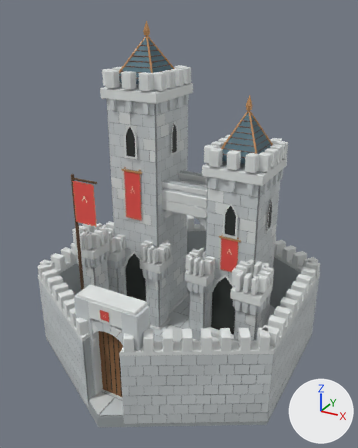
The Blender file apps/game/asset-sources/realms/options/citadel-twin-ward.blend as it was, and as the next commit left it.
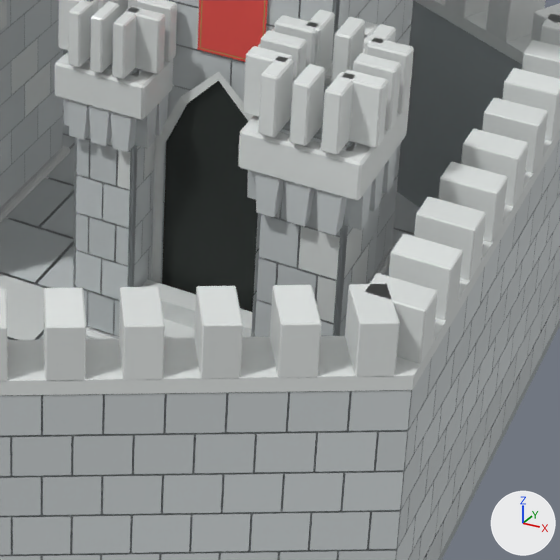
The first picture shows the older version from a 50 mm lens placed at (1.44, -2.62, 2.19), pointed at (0.02, -0.05, 0.9). The close-ups show the older and then the newer version on the part from 48% to 87% of the width and 57% to 88% of the height of that picture. Only the edits that show in the close-ups are written down. Lighting does not change. The marker at lower right points along +X, +Y and +Z.

Script lines for the objects in view, before the commit:
```python
me_curtain___core_006 = bpy.data.meshes.new('Curtain / core.006')
me_curtain___core_006.from_pydata(...)  # 14426 vertices, 8656 faces; spans x -0.84..0.84, y -0.97..0.97, z -0.03..2.11
# faces by material slot: [8106, 24, 40, 140, 346]
me_curtain___core_006.materials.append(mat_citadel___local_stone)
me_curtain___core_006.materials.append(mat_citadel___timber)
me_curtain___core_006.materials.append(mat_citadel___dark_details_001)
me_curtain___core_006.materials.append(mat_citadel___age_accents)
me_curtain___core_006.materials.append(mat_citadel___roof)
me_order___cloth_001 = bpy.data.meshes.new('Order / cloth.001')
me_order___cloth_001.from_pydata(...)  # 12 vertices, 3 faces; spans x -0.567..0.417, y -0.359..-0.002, z 0.62..1.19
me_order___cloth_001.materials.append(mat_citadel___order_cloth)
ob_citadel___age_architecture = bpy.data.objects.new('Citadel / age architecture', me_curtain___core_006)
ob_citadel___age_architecture.location = (0.0, 0.0, 0.0)
ob_order___cloth_001 = bpy.data.objects.new('Order / cloth.001', me_order___cloth_001)
ob_order___cloth_001.location = (0.0, 0.0, 0.0)
```
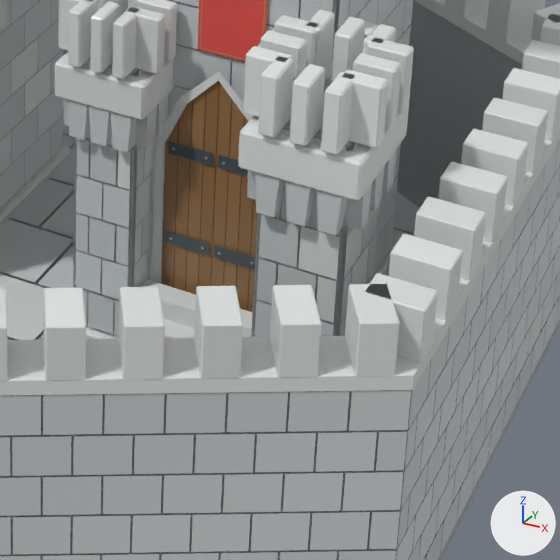
What changed in the scene script:
```text
Add mat_citadel___refined_essence:
    mat_citadel___refined_essence = bpy.data.materials.new('Citadel / Refined essence')
    # colours: cyan #2cddc0, mixed with the vertex colours
    # uses the picture img_citadel_fine_relief
    # uses the picture img_citadel_surface_response
Change me_curtain___core_006:
    used by ob_citadel___age_architecture; location = (0.0, 0.0, 0.0)
    remove me_curtain___core_006.from_pydata(...)  # 14426 vertices, 8656 faces; spans x -0.84..0.84, y -0.97..0.97, z -0.03..2.11
    add me_curtain___core_006.from_pydata(...)  # 14682 vertices, 8687 faces; spans x -0.84..0.84, y -0.97..0.97, z -0.03..2.11
    me_curtain___core_006 part 1: 112 vertices added at x 0.26..0.44, y -0.03..-0.02, z 0.16..0.59
    other edits to the shape of me_curtain___core_006 do not show in these pictures
    add me_curtain___core_006.materials.append(mat_citadel___refined_essence)
```

Location of each change, [x1, y1, x2, y2] in pixels of the close-ups (560 x 560 px):
part 1 of me_curtain___core_006, added (brown)
    after: [161, 81, 259, 312]
